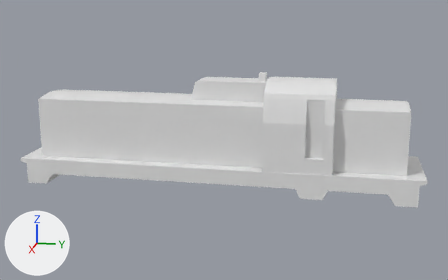
Renders of the FBX model Blender/Export/SM42.fbx from each side of a commit.
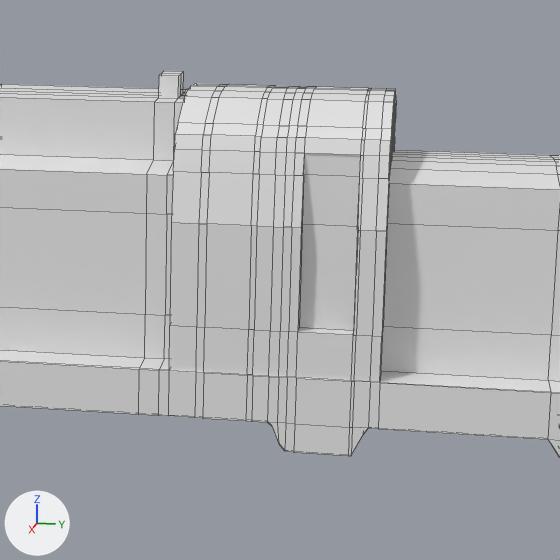
Old and new are each drawn whole from a camera (50 mm lens) standing at (20.7, 4.27, 4.94) and looking at (0.07, 0.15, -0.21) and again close up on the part from 46% to 87% of the width and 17% to 84% of the height. The axes (+X, +Y, +Z) are drawn at lower left. The lights are the same throughout. The older version's two pictures come first. The close-ups show mesh edges as thin lines.
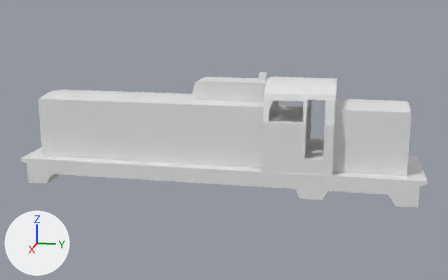
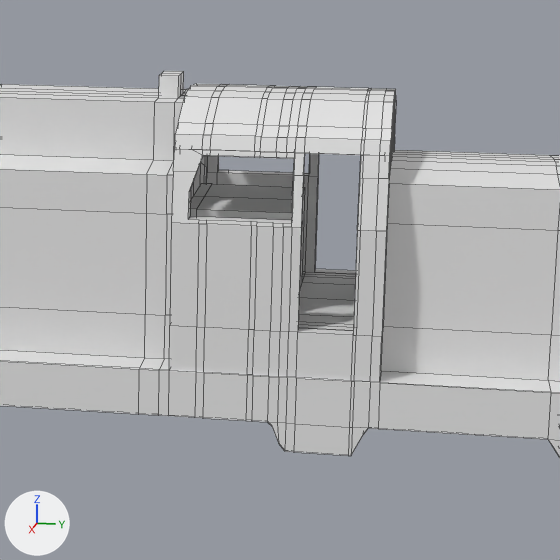
Pixel boxes (x1, y1, x2, y2) of what changed, in the close-ups (560 x 560 px):
part 1 of me_plane_001, cut back: (171, 95, 396, 330) in both

Edits to the bpy script that builds the scene:
```text
Change me_plane_001:
    used by ob_plane; location = (0.0, 0.0, 0.0)
    remove me_plane_001.from_pydata(...)  # 968 vertices, 966 faces; spans x -1.48..1.48, y -6.85..6.84, z -1.75..2.14
    add me_plane_001.from_pydata(...)  # 1206 vertices, 1140 faces; spans x -1.48..1.48, y -6.85..6.84, z -1.75..2.14
    me_plane_001 part 1: 4 vertices moved from x -1.27..1.27, y 3.05..3.63, z 1.52 to x -1.28..1.28, y 3.05..3.63, z 1.52; 24 vertices removed from x -1.34..1.34, y 1.68..3.93, z 0.76..1.65; 262 vertices added at x -1.44..1.44, y 1.68..3.93, z -0.37..1.96
```
